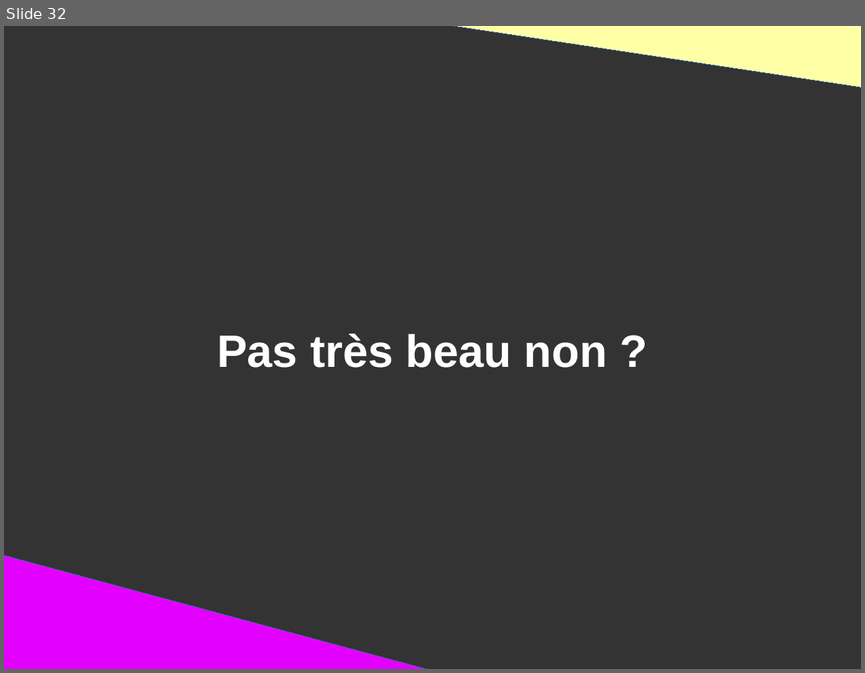
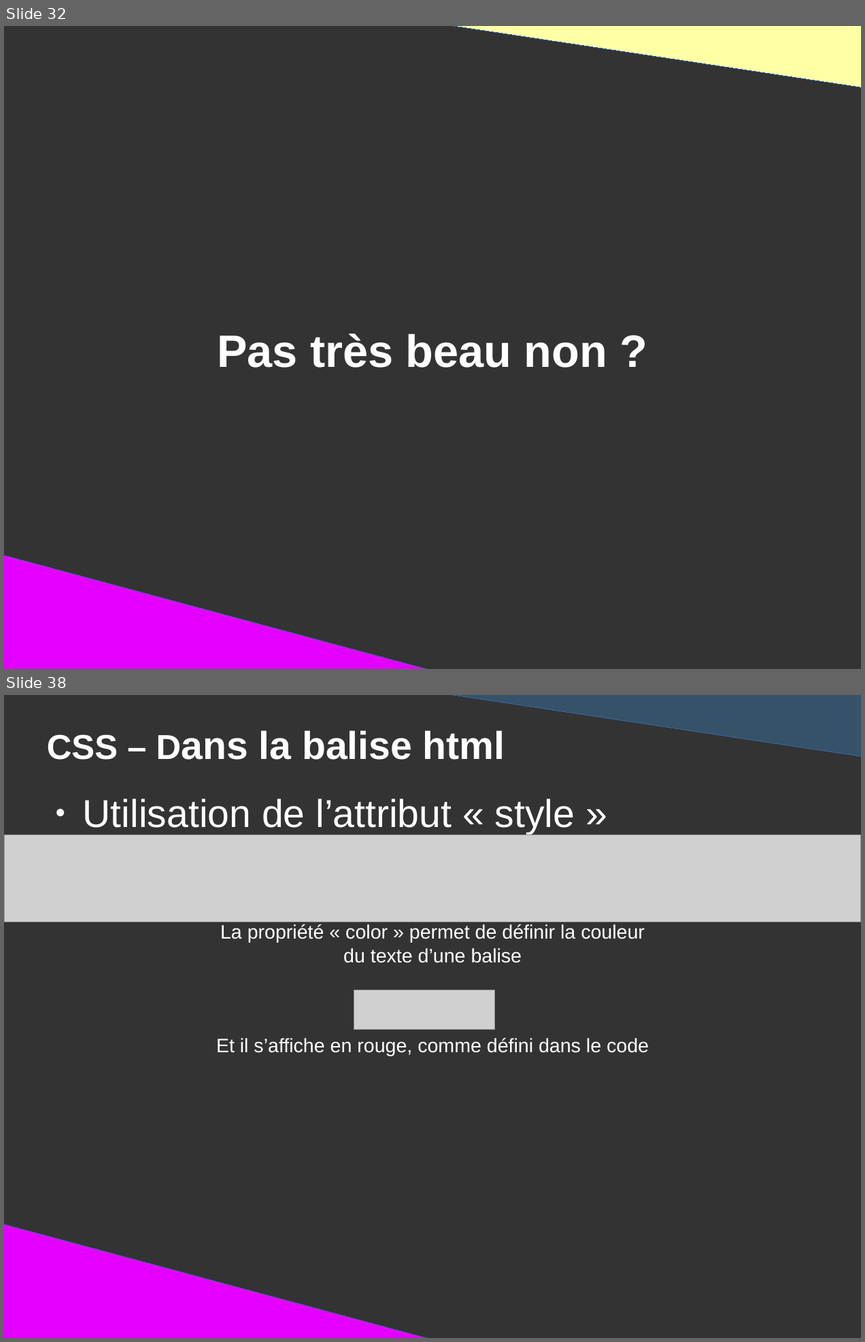
Before and after one commit to DanYellow/presentations, a slide deck: mmi/html/presentation.odp. Shown one above the other, each under a label of ours: slide 32 before the commit, slides 32 and 38 after it; the slides between them are not shown. The pictures are 865x673 and 865x1342 pixels, drawn with LibreOffice and Linux fonts; fonts in the diff are those of the drawing; grey boxes stand for pictures. Boxes give left, top, right and bottom in pixels: in the first picture for what was removed or moved away, otherwise in the second. Text is boxed around its words. In the diff, an @@ line names an element or a change of style, - is before the commit and + after.

Commit message:
Add slides for inline and block tag in mmi's html class

```diff
--- a/mmi/html/presentation.odp
+++ b/mmi/html/presentation.odp
@@ slide 38 added at bbox=[4, 695, 861, 1338], background #333333 @@
@@ right triangle added at bbox=[422, 695, 861, 757], fill #355269, outline #3465A4 0 pt @@
@@ title added at bbox=[47, 730, 505, 760], 36 pt, text #FFFFFF, bold @@
+CSS – Dans la balise html
@@ text added at bbox=[83, 798, 575, 834], 36 pt, text #FFFFFF @@
+● Utilisation de l’attribut « style »
@@ picture added at bbox=[4, 835, 861, 922] @@
@@ text added at bbox=[220, 924, 645, 963], 18 pt, text #FFFFFF @@
+La propriété « color » permet de définir la couleur du texte d’une balise
@@ picture added at bbox=[354, 989, 494, 1030] @@
@@ text added at bbox=[216, 1038, 649, 1056], 18 pt, text #FFFFFF @@
+Et il s’affiche en rouge, comme défini dans le code
@@ right triangle added at bbox=[4, 1223, 447, 1338], fill #E400FF, outline #3465A4 0 pt @@
```
Also in this commit, not shown: 2 slides changed, 16 other slides added, 1 slide removed, 15 other files.
